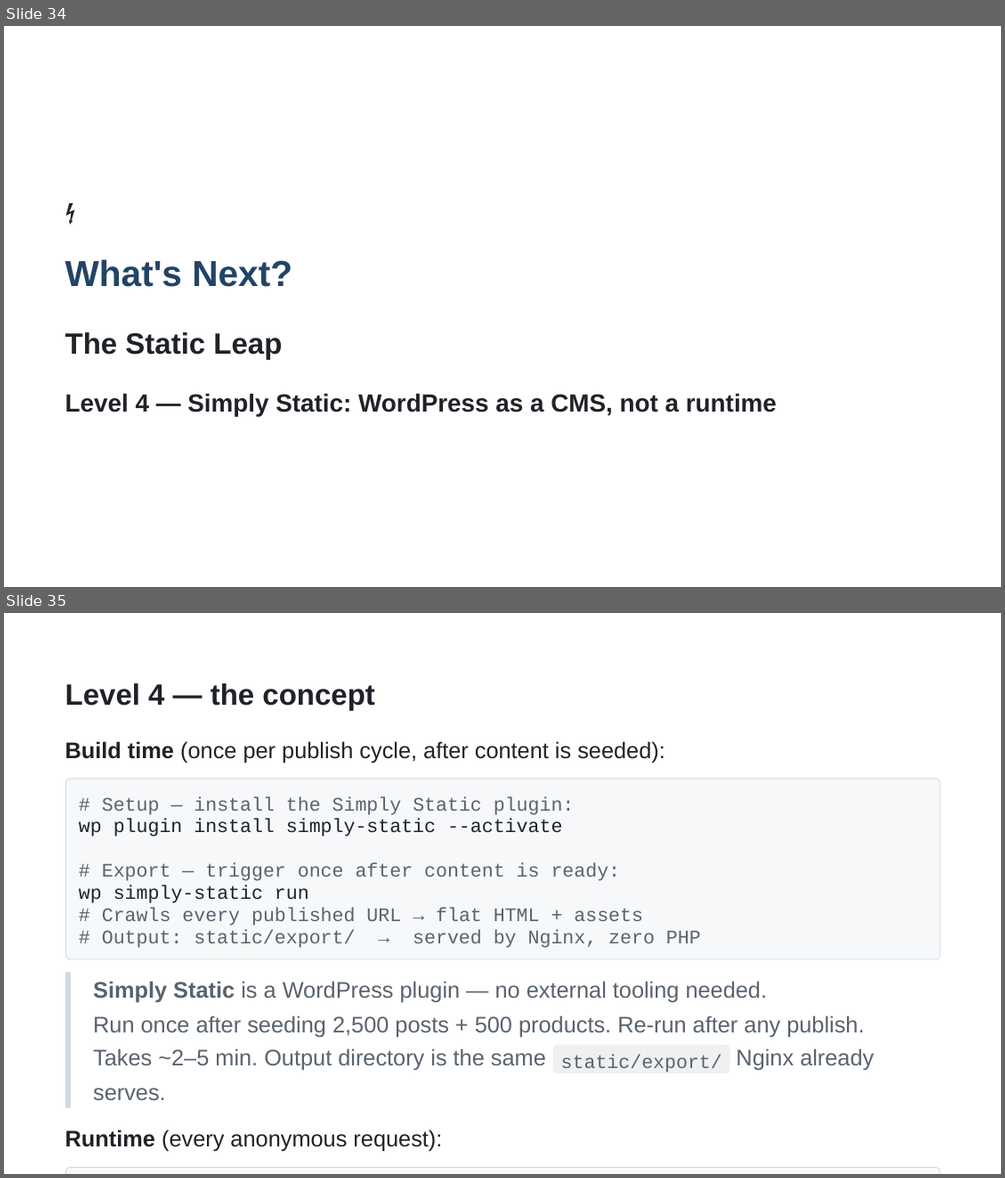
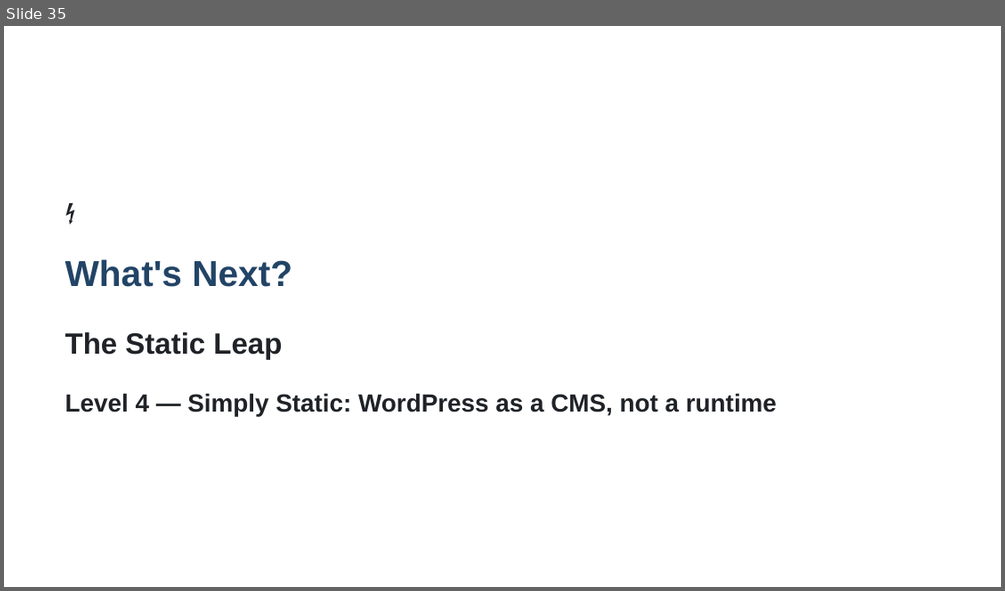
Before and after one commit to NedkoHristov/WordPress-Europe-2026, a slide deck: SLIDES-RICH-editable.pptx. Shown one above the other, each under a label of ours: slides 34 and 35 before the commit, slide 35 after it. The pictures are 1005x1178 and 1005x591 pixels, drawn with LibreOffice and Linux fonts; fonts in the diff are those of the drawing. Boxes give left, top, right and bottom in pixels: in the first picture for what was removed or moved away, otherwise in the second. Text is boxed around its words. In the diff, an @@ line names an element or a change of style, - is before the commit and + after.

```diff
--- a/SLIDES-RICH-editable.pptx
+++ b/SLIDES-RICH-editable.pptx
@@ slide 35 removed at [4,613,1001,1174], background #FFFFFF @@
@@ freeform shape removed at [4,613,1001,1174] @@
@@ text removed at [65,683,375,711] @@
-Level 4 — the concept
@@ text removed at [65,741,665,763] @@
-Build time (once per publish cycle, after content is seeded):
@@ freeform shape removed at [66,779,940,959] @@
@@ freeform shape removed at [66,779,940,959] @@
@@ text removed at [102,796,574,815] @@
-# Setup — install the Simply Static plugin:
@@ text removed at [79,819,562,836] @@
-wp plugin install simply-static --activate
@@ text removed at [102,863,621,881] @@
-# Export — trigger once after content is ready:
@@ text removed at [79,884,309,903] @@
-wp simply-static run
@@ text removed at [102,908,643,925] @@
-# Crawls every published URL → flat HTML + assets
@@ text removed at [102,929,701,948] @@
-# Output: static/export/ → served by Nginx, zero PHP
@@ freeform shape removed at [65,972,71,1107] @@
@@ text removed at [93,981,768,1003] @@
-Simply Static is a WordPress plugin — no external tooling needed.
@@ text removed at [93,1015,864,1037] @@
-Run once after seeding 2,500 posts + 500 products. Re-run after any publish.
@@ text removed at [93,1048,546,1070] @@
-Takes ~2–5 min. Output directory is the same
@@ freeform shape removed at [553,1045,729,1074] @@
@@ text removed at [561,1054,722,1072] @@
-static/export/
@@ text removed at [736,1048,874,1070] @@
-Nginx already
@@ text removed at [93,1087,166,1100] @@
-serves.
@@ text removed at [65,1129,442,1151] @@
-Runtime (every anonymous request):
@@ freeform shape removed at [66,1167,940,1174] @@
@@ freeform shape removed at [66,1167,940,1174] @@
@@ what was slide 34 is now slide 35 @@
```
Also in this commit, not shown: 15 slides changed, 11 slides added, 9 other slides removed, 37 other files.
